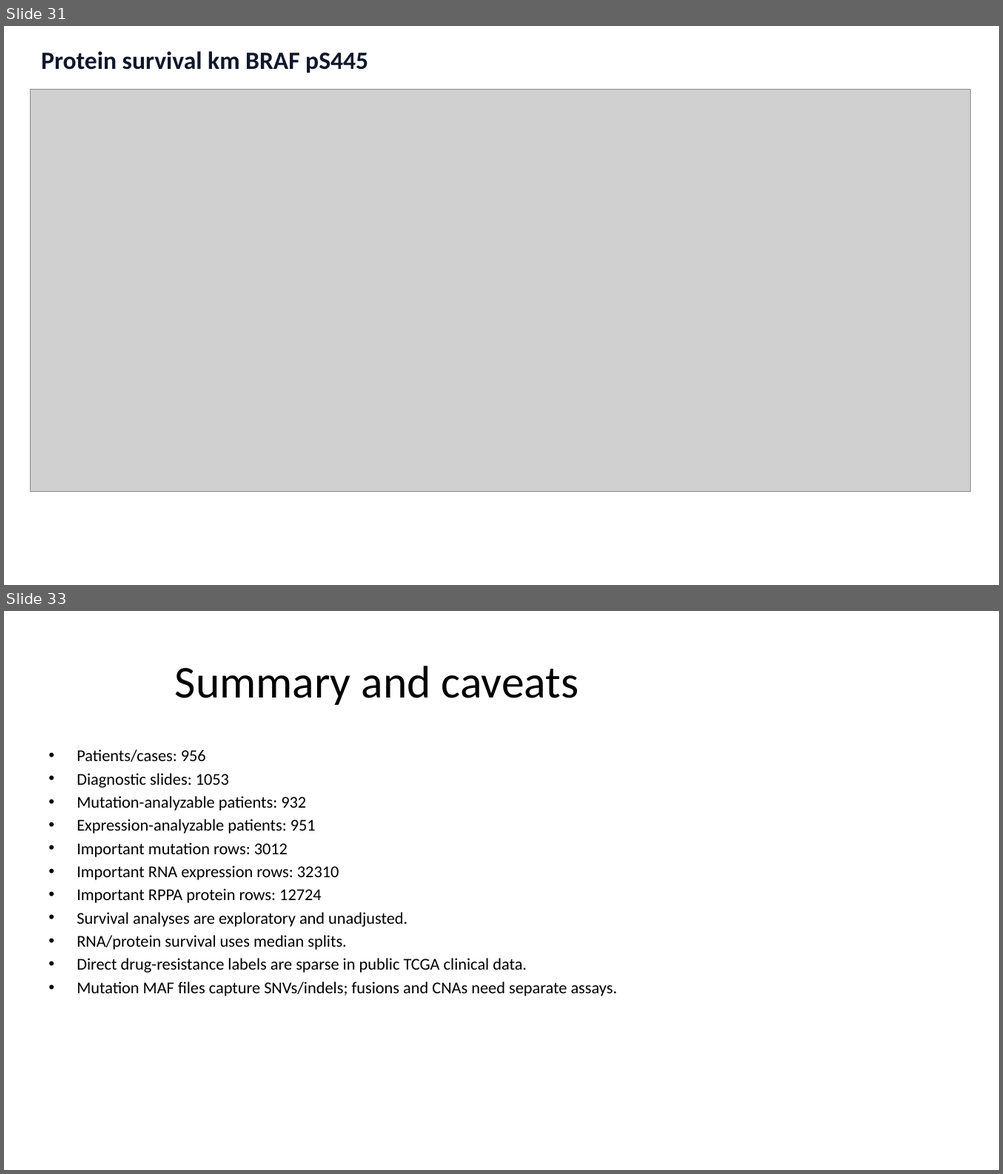
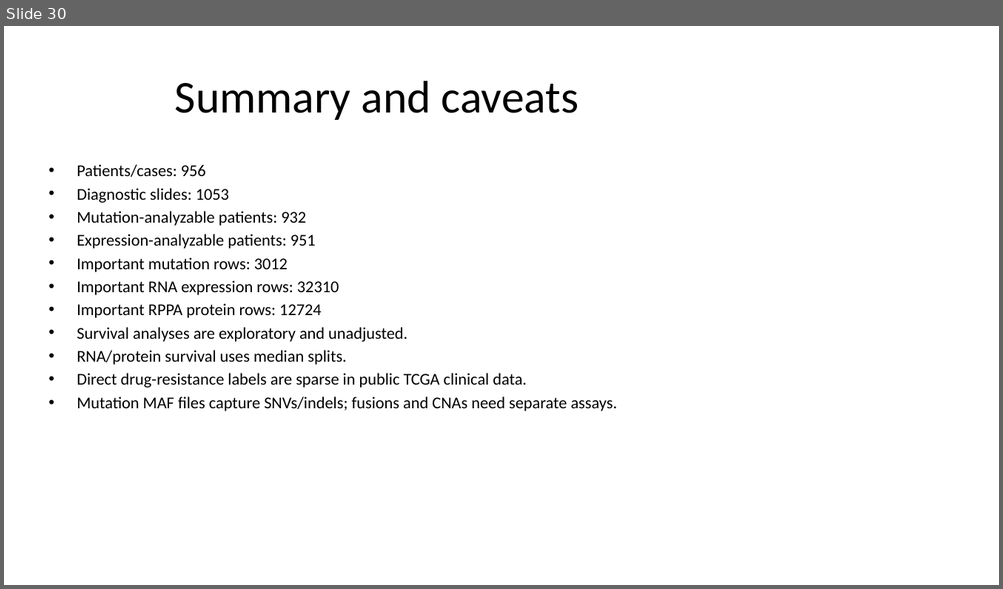
Before and after one commit to aonkondey01/HistoGEN-NucleateNY-NextGen-BioAgents-Hackathon, a slide deck: data/tcga_lung/important_lung_genes/visual_report/TCGA_Lung_Visual_Summary.pptx. Shown one above the other, each under a label of ours: slides 31 and 33 before the commit, slide 30 after it; the slides between them are not shown. The pictures are 1003x1174 and 1003x589 pixels, drawn with LibreOffice and Linux fonts; fonts in the diff are those of the drawing; grey boxes stand for pictures. Boxes give left, top, right and bottom in pixels: in the first picture for what was removed or moved away, otherwise in the second. Text is boxed around its words. In the diff, an @@ line names an element or a change of style, - is before the commit and + after.

```diff
--- a/data/tcga_lung/important_lung_genes/visual_report/TCGA_Lung_Visual_Summary.pptx
+++ b/data/tcga_lung/important_lung_genes/visual_report/TCGA_Lung_Visual_Summary.pptx
@@ slide 31 removed at bbox=[4, 26, 999, 585], background #FFFFFF @@
@@ text removed at bbox=[41, 51, 368, 73] @@
-Protein survival km BRAF pS445
@@ picture removed at bbox=[30, 90, 970, 492] @@
@@ what was slide 33 is now slide 30 @@
```
Also in this commit, not shown: 7 slides changed, 2 other slides removed, 15 other files.
